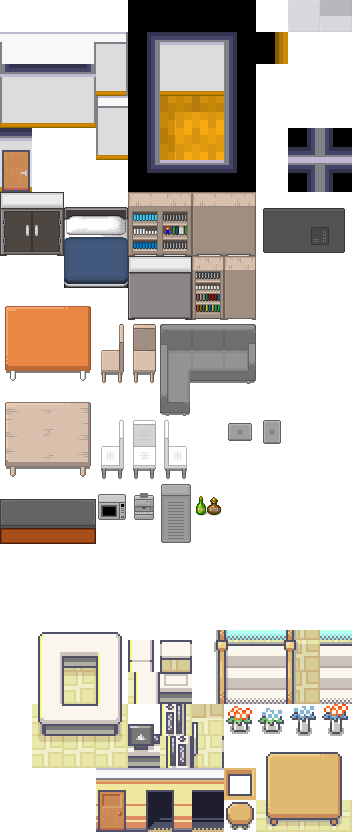
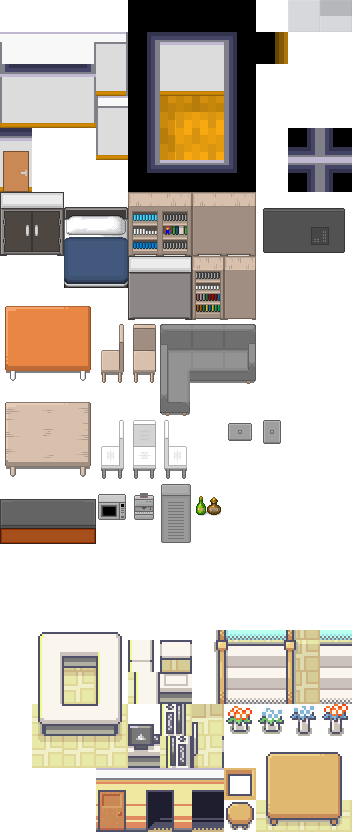
Comparing the layer stacks of the two 352 × 832 images. Changes:
painted on "room.png" over [2, 32, 288, 192]
